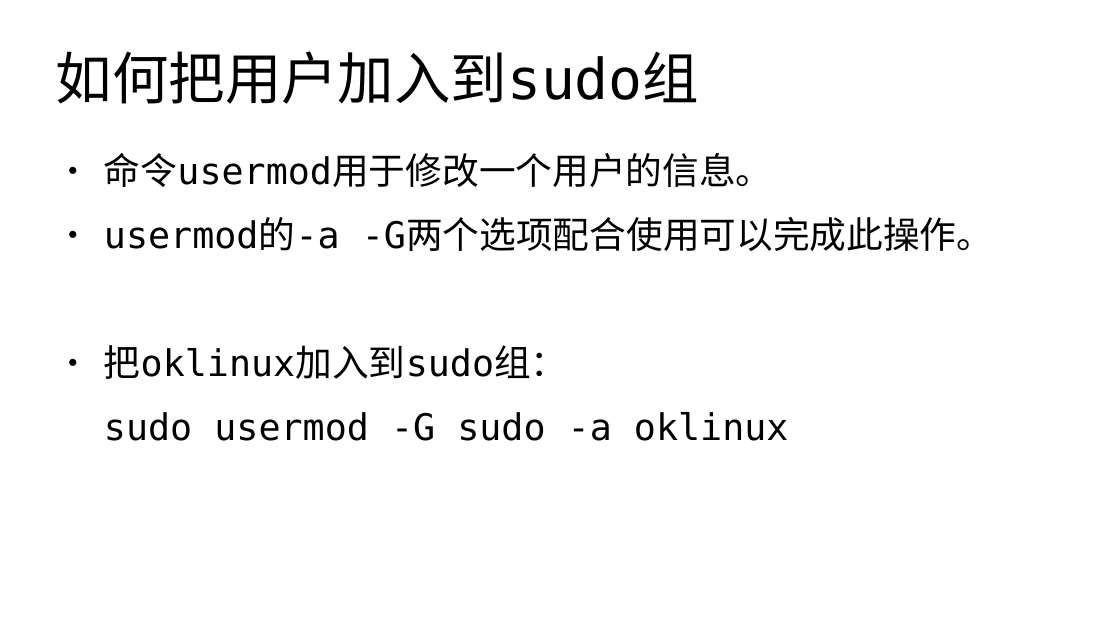
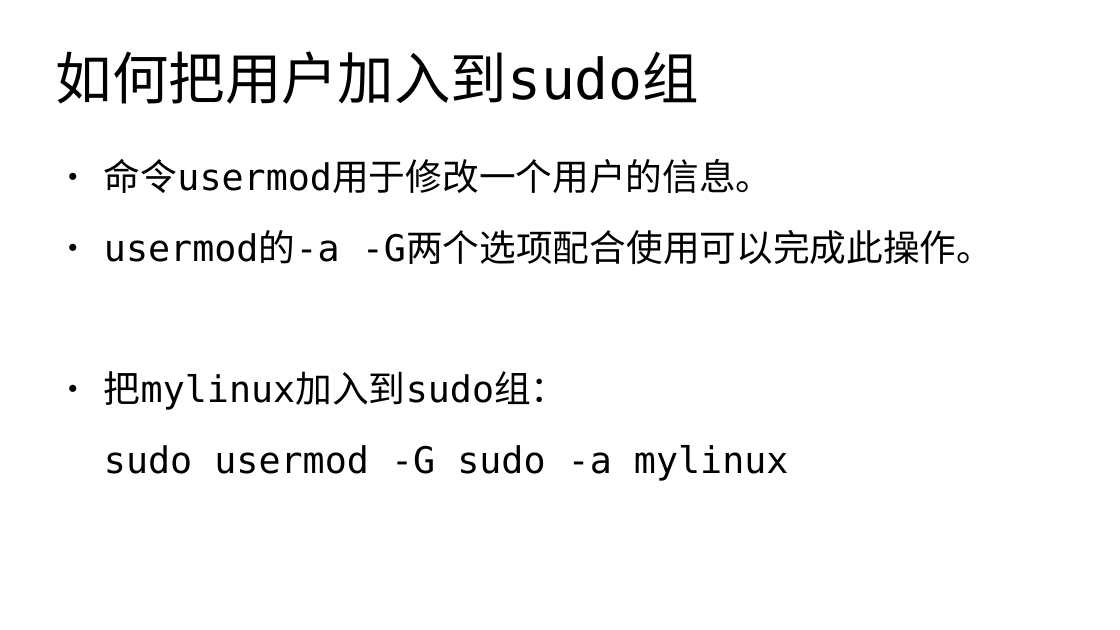
Before and after one commit to master-genius/linux-system, a slide deck: slide 18 of materials/slides/ch03-user.odp. Drawn at 1120x630 pixels with LibreOffice and Linux fonts; fonts in the diff are those of the drawing. Boxes give left, top, right and bottom in pixels: in the first picture for what was removed or moved away, otherwise in the second. Text is boxed around its words. In the diff, an @@ line names an element or a change of style, - is before the commit and + after.

```diff
--- a/materials/slides/ch03-user.odp
+++ b/materials/slides/ch03-user.odp
@@ text at bbox=[104, 159, 994, 264]: line spacing 1 to 1.15 @@
@@ text at bbox=[104, 371, 789, 481]: text changed @@
-● 把oklinux加入到sudo组：
-sudo usermod -G sudo -a oklinux
+● 把mylinux加入到sudo组：
+sudo usermod -G sudo -a mylinux
```
Also in this commit, not shown: 20 other slides changed, 40 other files.
